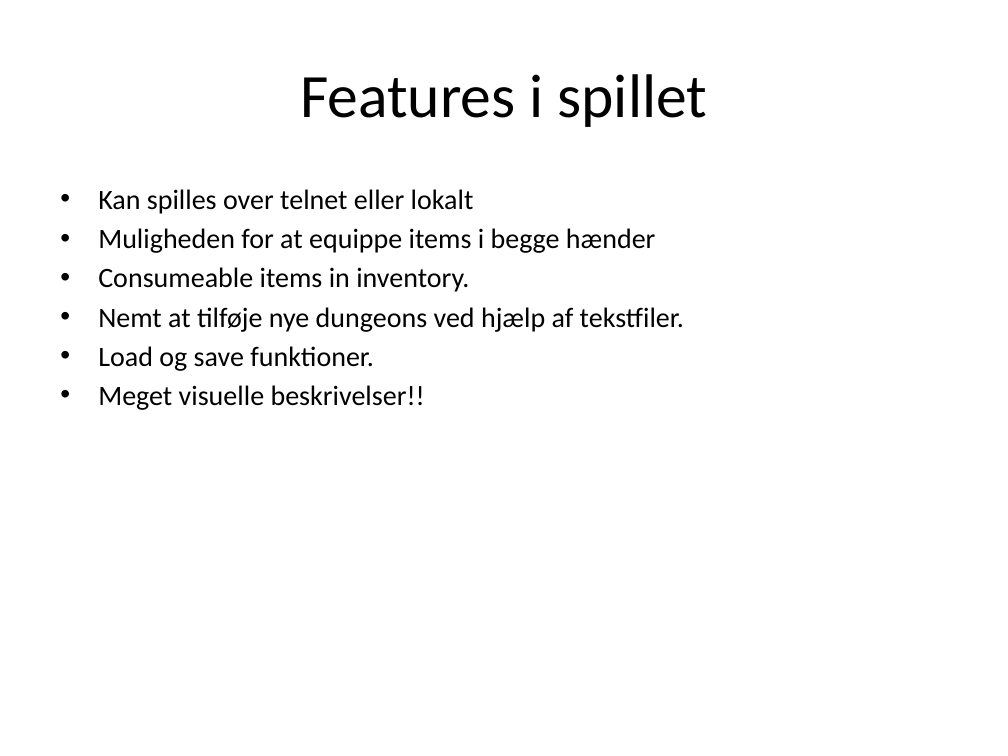
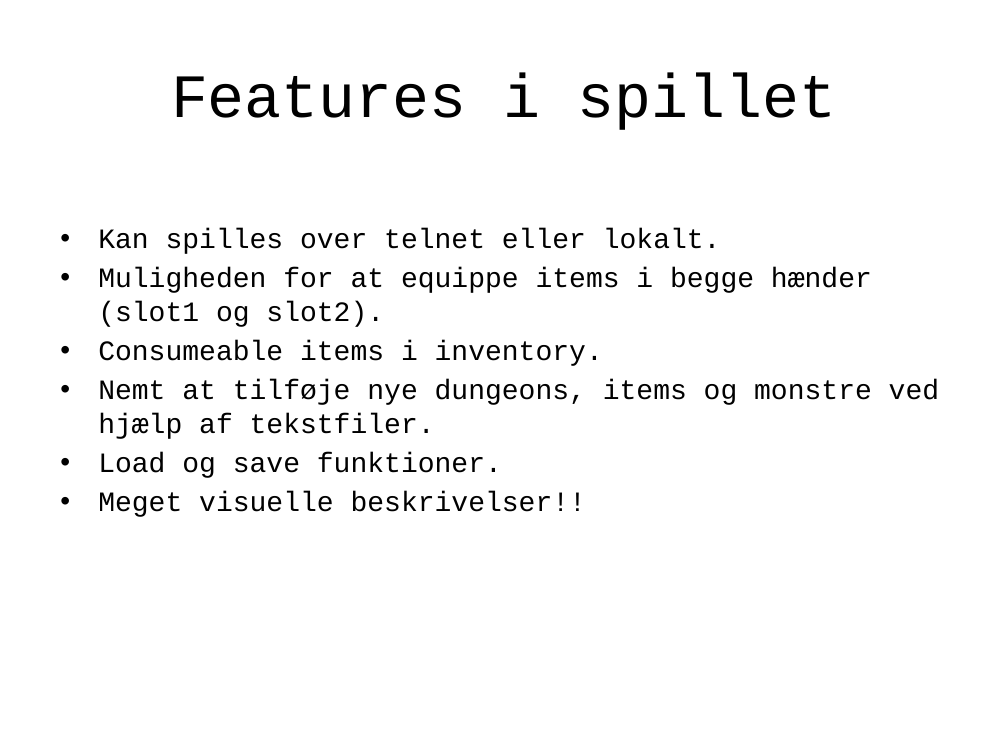
Before and after one commit to wazaap/mud, a slide deck: slide 13 of Præsentations guf.pptx (slide 3 before the commit). Drawn at 1008x756 pixels with LibreOffice and Linux fonts; fonts in the diff are those of the drawing. Boxes give left, top, right and bottom in pixels: in the first picture for what was removed or moved away, otherwise in the second. Text is boxed around its words. In the diff, an @@ line names an element or a change of style, - is before the commit and + after.

```diff
--- a/Præsentations guf.pptx
+++ b/Præsentations guf.pptx
@@ title "Features i spillet" at box(171, 74, 837, 130): font Calibri to Courier New @@
@@ text at box(98, 228, 939, 439): text changed; font Calibri to Courier New @@
-• Kan spilles over telnet eller lokalt
-• Muligheden for at equippe items i begge hænder
-• Consumeable items in inventory.
-• Nemt at tilføje nye dungeons ved hjælp af tekstfiler.
+• Kan spilles over telnet eller lokalt.
+• Muligheden for at equippe items i begge hænder (slot1 og slot2).
+• Consumeable items i inventory.
+• Nemt at tilføje nye dungeons, items og monstre ved hjælp af tekstfiler.
@@ text at box(98, 452, 586, 517): font Calibri to Courier New in "Load og save funktioner.", "Meget visuelle beskrivelser!!" @@
```
Also in this commit, not shown: 3 other slides changed, 11 slides added.
